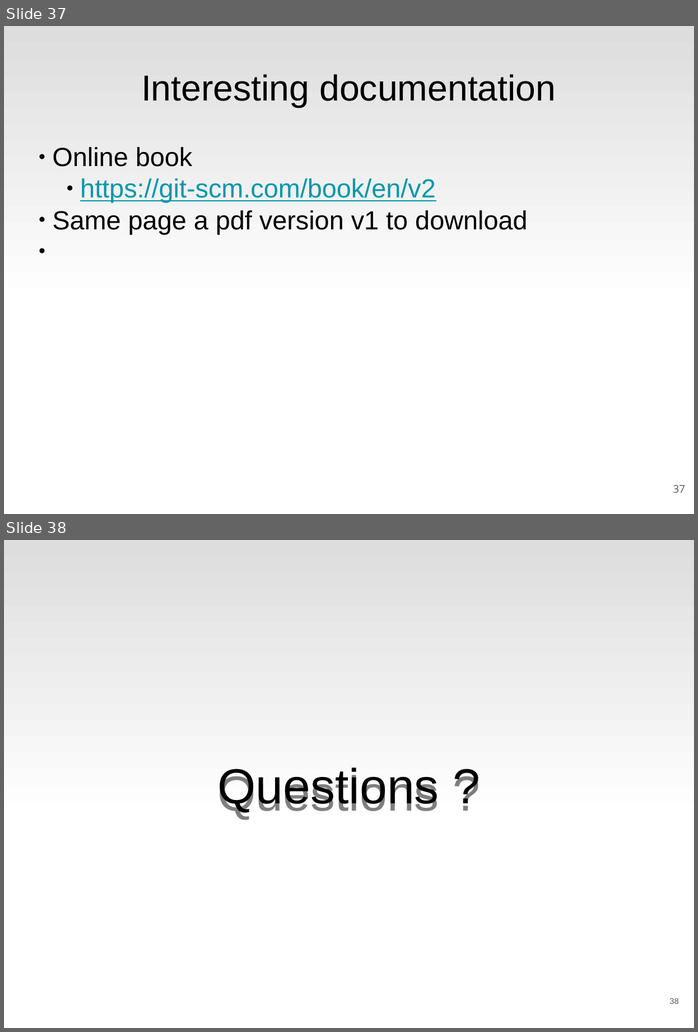
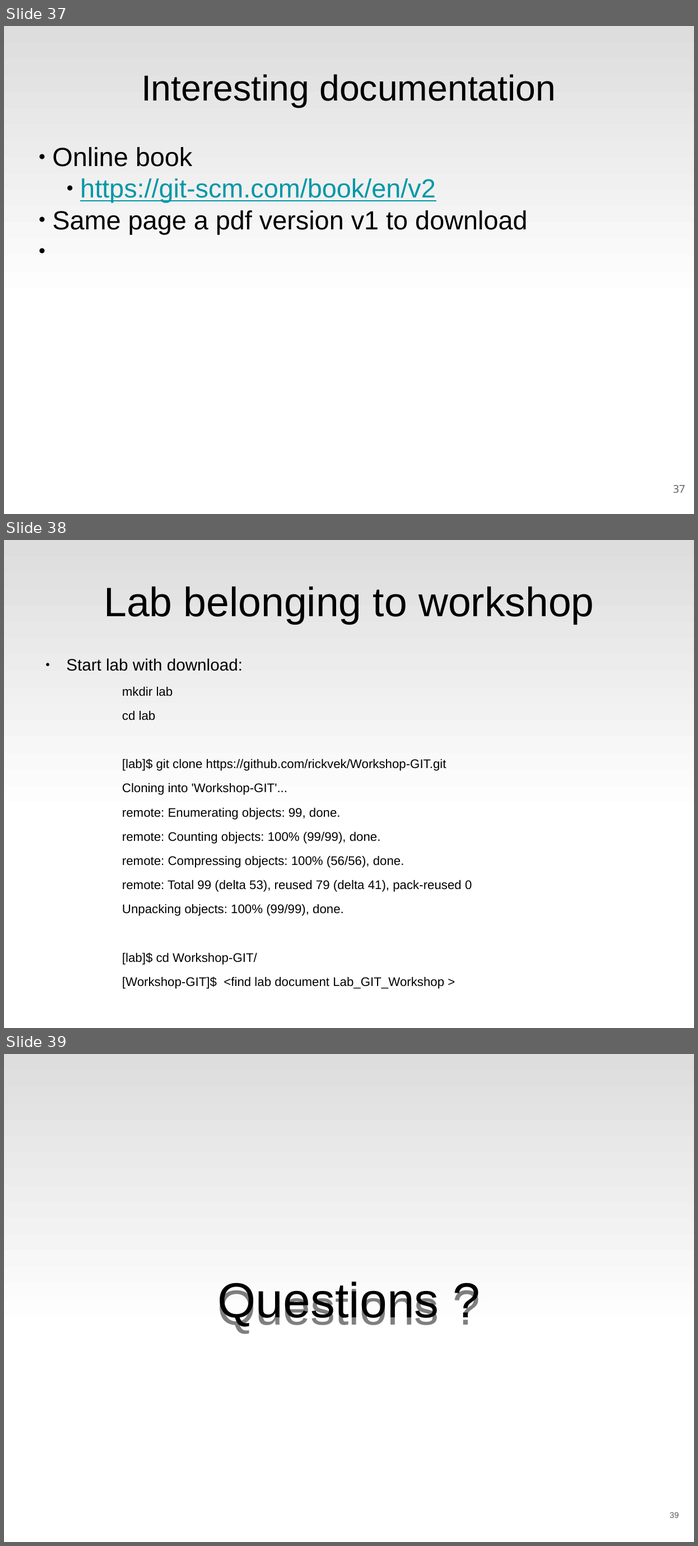
Before and after one commit to rickvek/Workshop-GIT, a slide deck: Git-Workshop.odp. Shown one above the other, each under a label of ours: slides 37 and 38 before the commit, slides 37, 38 and 39 after it. The pictures are 698x1032 and 698x1546 pixels, drawn with LibreOffice and Linux fonts; fonts in the diff are those of the drawing. Boxes give left, top, right and bottom in pixels: in the first picture for what was removed or moved away, otherwise in the second. Text is boxed around its words. In the diff, an @@ line names an element or a change of style, - is before the commit and + after.

Commit message:
Updated Git-Woekshop.odp

```diff
--- a/Git-Workshop.odp
+++ b/Git-Workshop.odp
@@ slide 38 added at <box>4,540,694,1028</box>, background gradient #FFFFFF to #DDDDDD @@
@@ title added at <box>104,586,594,624</box>, 50.1 pt, text #000000 @@
+Lab belonging to workshop
@@ text added at <box>66,658,472,989</box>, 15.2 pt, text #000000 @@
+● Start lab with download:
+    mkdir lab
+    cd lab
+    [lab]$ git clone https://github.com/rickvek/Workshop-GIT.git
+    Cloning into 'Workshop-GIT'...
+    remote: Enumerating objects: 99, done.
+    remote: Counting objects: 100% (99/99), done.
+    remote: Compressing objects: 100% (56/56), done.
+    remote: Total 99 (delta 53), reused 79 (delta 41), pack-reused 0
+    Unpacking objects: 100% (99/99), done.
+    [lab]$ cd Workshop-GIT/
+    [Workshop-GIT]$ <find lab document Lab_GIT_Workshop >
@@ what was slide 38 is now slide 39 @@
```
